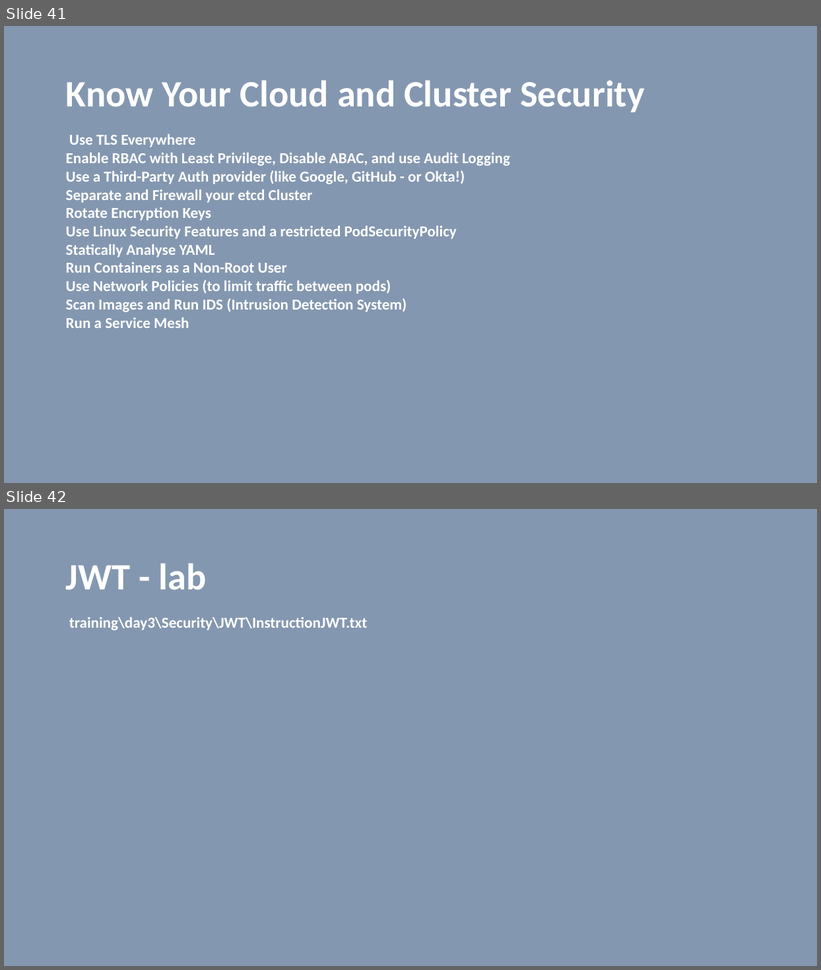
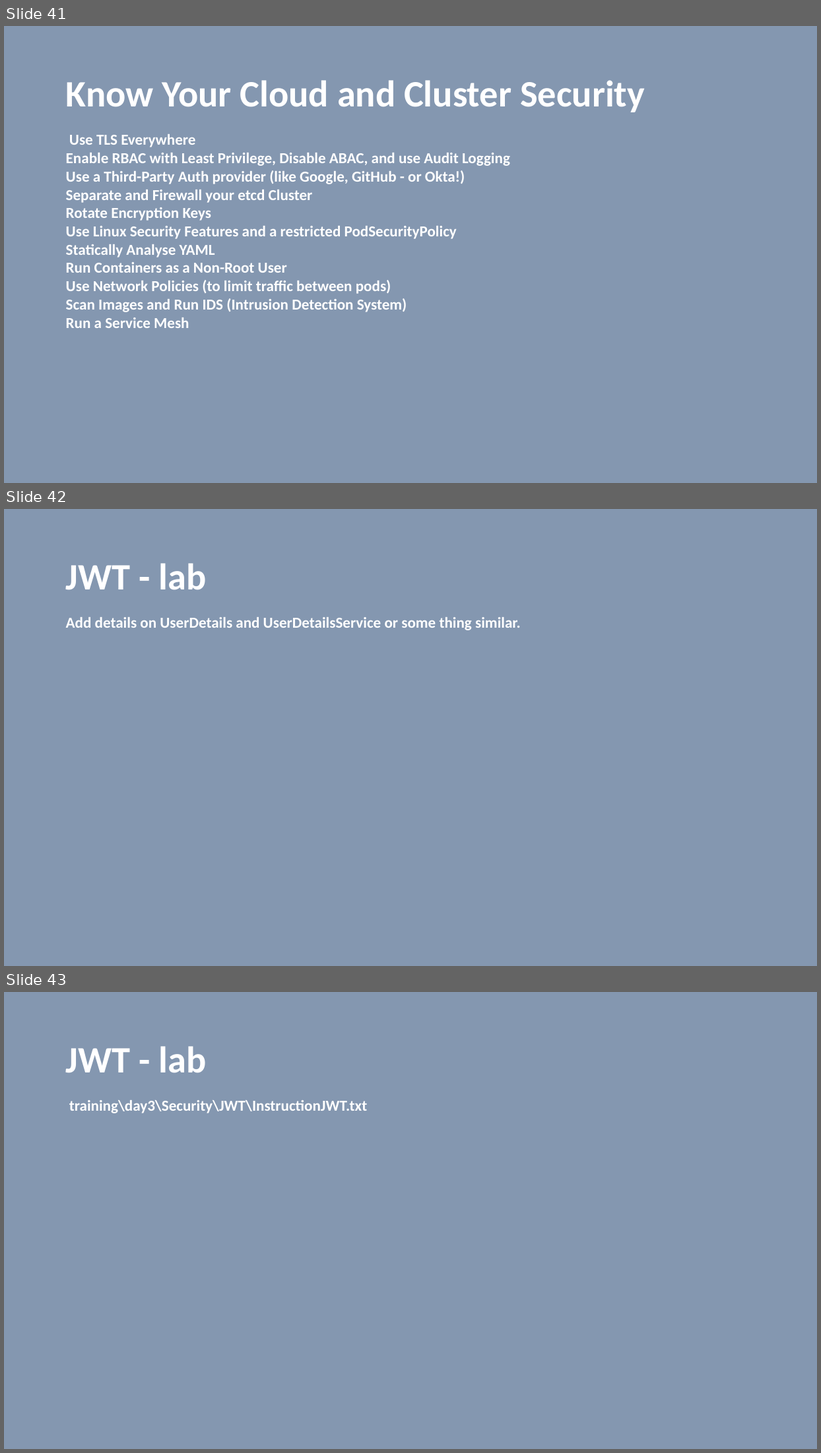
Before and after one commit to vilasvarghese/microservices, a slide deck: training/day3/Day3.pptx. Shown one above the other, each under a label of ours: slides 41 and 42 before the commit, slides 41, 42 and 43 after it. The pictures are 821x970 and 821x1453 pixels, drawn with LibreOffice and Linux fonts; fonts in the diff are those of the drawing. Boxes give left, top, right and bottom in pixels: in the first picture for what was removed or moved away, otherwise in the second. Text is boxed around its words. In the diff, an @@ line names an element or a change of style, - is before the commit and + after.

```diff
--- a/training/day3/Day3.pptx
+++ b/training/day3/Day3.pptx
@@ slide 42 added at bbox=[4, 509, 817, 966], background #8497B0 @@
@@ title added at bbox=[66, 563, 207, 590], 44 pt, text #FFFFFF, bold @@
+JWT - lab
@@ text added at bbox=[66, 617, 521, 630], 18 pt, text #FFFFFF, bold @@
+Add details on UserDetails and UserDetailsService or some thing similar.
@@ what was slide 42 is now slide 43 @@
```
Also in this commit, not shown: 2 slides changed, 10 other files.
